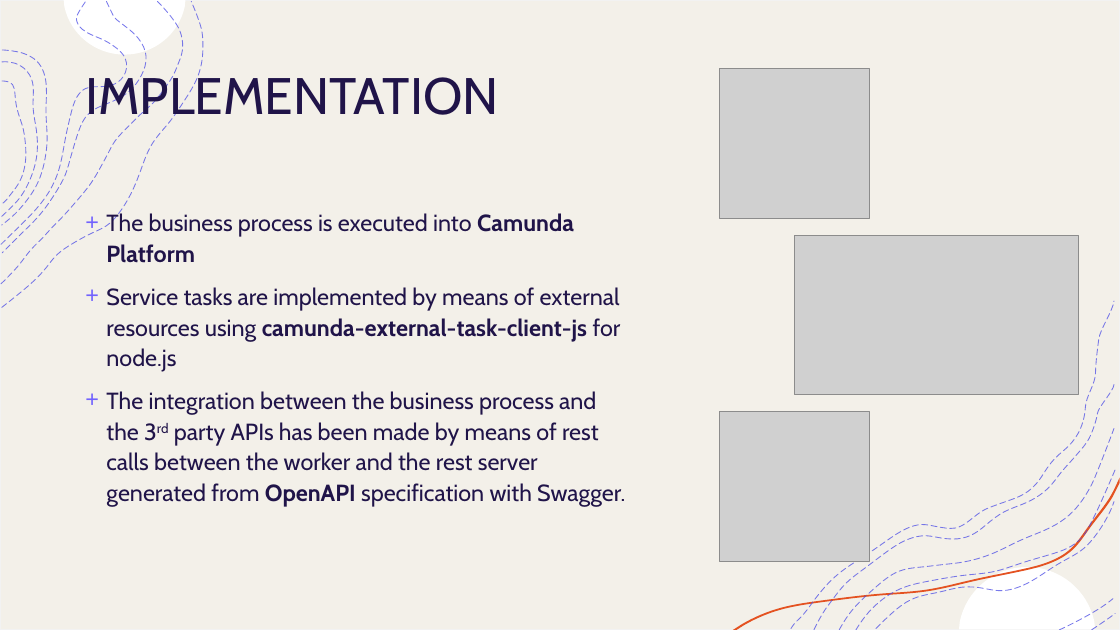
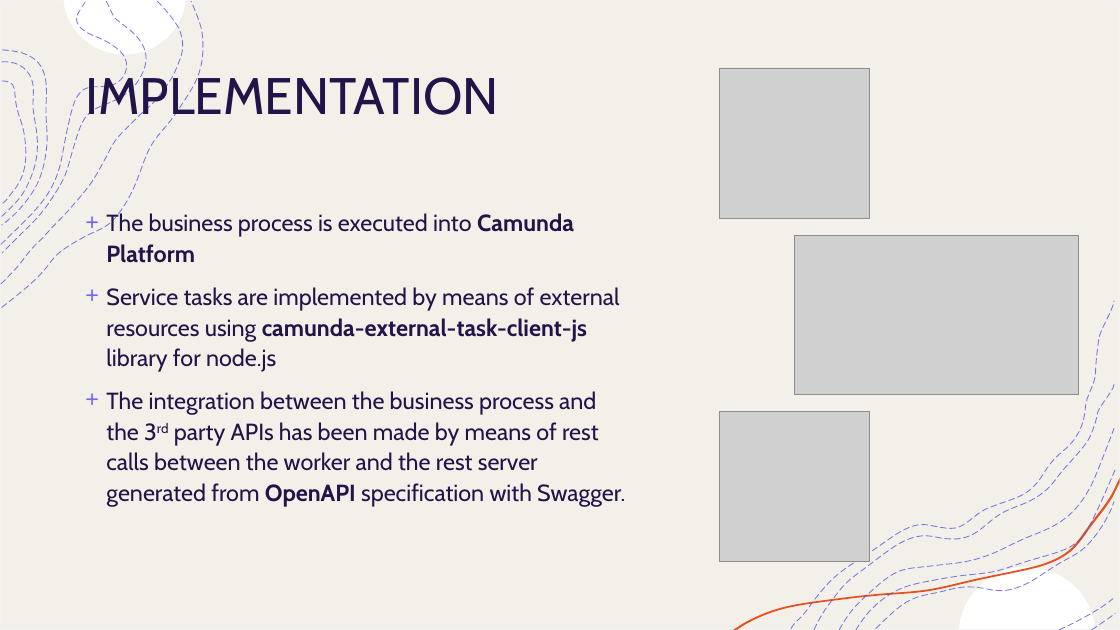
Before and after one commit to matteovisotto/PSD-FinalProject, a slide deck: slide 14 of Presentation/MANGIA TRANQUILLO.pptx. Drawn at 1120x630 pixels with LibreOffice and Linux fonts; fonts in the diff are those of the drawing; grey boxes stand for pictures. Boxes give left, top, right and bottom in pixels: in the first picture for what was removed or moved away, otherwise in the second. Text is boxed around its words. In the diff, an @@ line names an element or a change of style, - is before the commit and + after.

Commit message:
Update

```diff
--- a/Presentation/MANGIA TRANQUILLO.pptx
+++ b/Presentation/MANGIA TRANQUILLO.pptx
@@ text at bbox=[106, 287, 620, 372]: text changed @@
-+ Service tasks are implemented by means of external resources using camunda-external-task-client-js for node.js
++ Service tasks are implemented by means of external resources using camunda-external-task-client-js library for node.js
```
